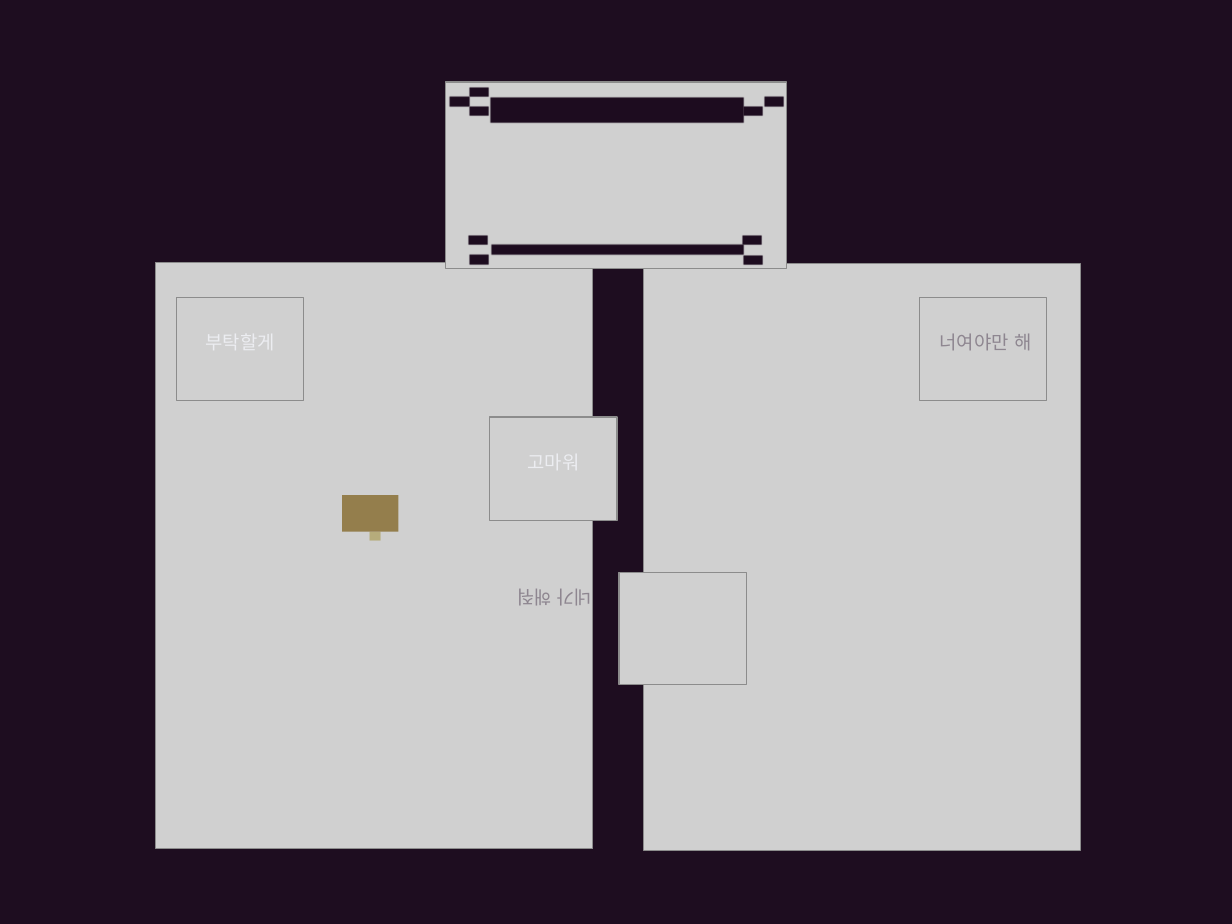
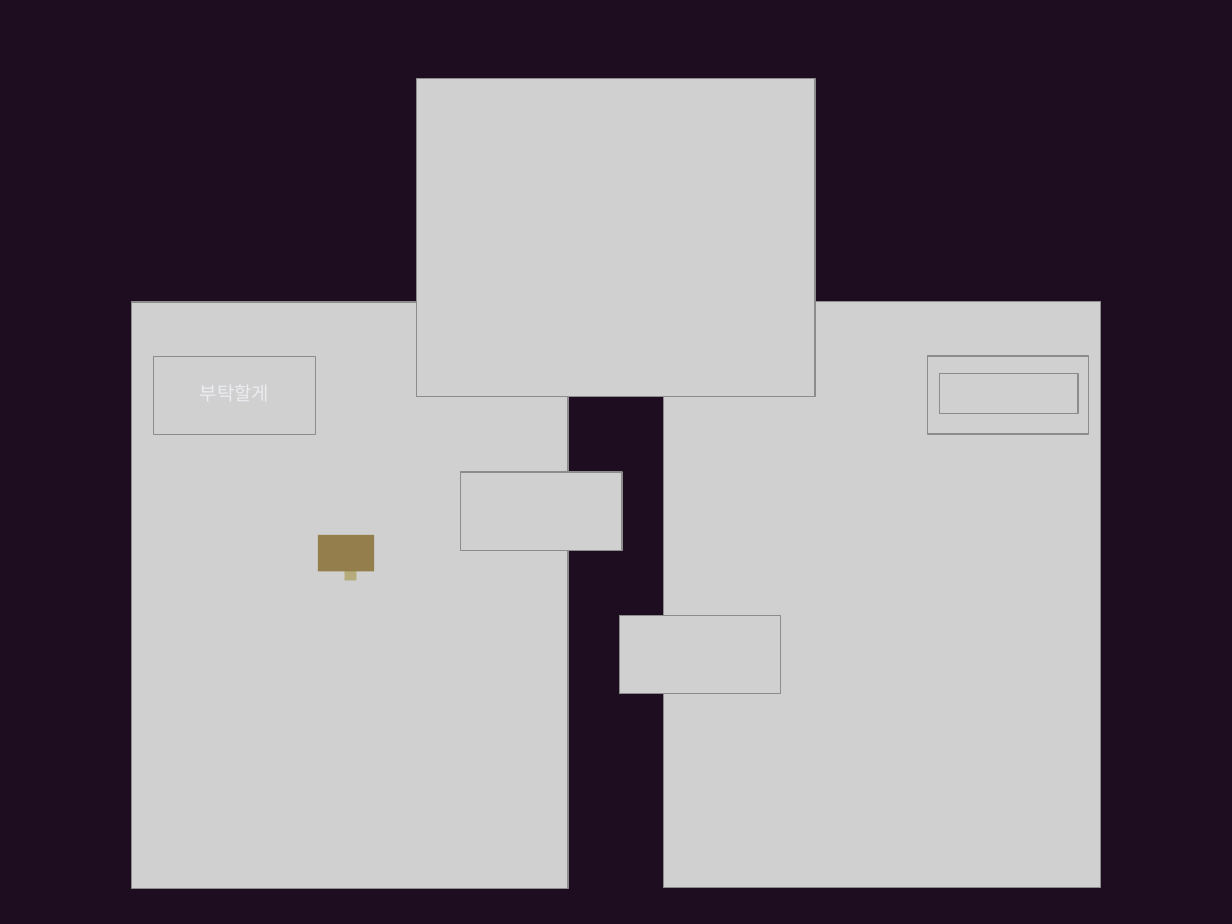
Before and after one commit to ysooj/Gihoek, a slide deck: slide 4 of reference_copying.pptx. Drawn at 1232x924 pixels with LibreOffice and Linux fonts; fonts in the diff are those of the drawing; grey boxes stand for pictures. Boxes give left, top, right and bottom in pixels: in the first picture for what was removed or moved away, otherwise in the second. Text is boxed around its words. In the diff, an @@ line names an element or a change of style, - is before the commit and + after.

```diff
--- a/reference_copying.pptx
+++ b/reference_copying.pptx
@@ picture: place and size @@
-picture at bbox=[446, 83, 786, 269]
+picture at bbox=[416, 79, 814, 397]
@@ group removed at bbox=[448, 86, 785, 265]: 11 rectangles @@
@@ picture removed at bbox=[176, 297, 303, 400] @@
@@ picture removed at bbox=[920, 297, 1047, 400] @@
@@ picture: place and size @@
-picture at bbox=[644, 264, 1080, 850]
+picture at bbox=[664, 301, 1100, 887]
@@ picture added at bbox=[154, 356, 315, 434] @@
@@ picture added at bbox=[928, 356, 1089, 434] @@
@@ text removed at bbox=[940, 333, 1031, 350] @@
-너여야만 해
@@ picture added at bbox=[940, 373, 1079, 414] @@
@@ picture removed at bbox=[489, 418, 616, 521] @@
@@ picture added at bbox=[461, 472, 622, 549] @@
@@ 2 rectangles, 1 picture: place and size @@
-2 rectangles, 1 picture at bbox=[156, 262, 593, 849]
+2 rectangles, 1 picture at bbox=[132, 302, 568, 888]
@@ text removed at bbox=[517, 589, 592, 606] @@
-네가 해줘
@@ picture removed at bbox=[618, 572, 745, 684] @@
@@ picture added at bbox=[620, 616, 781, 694] @@
```
Also in this commit, not shown: 7 other slides changed, 8 slides added, 4 slides removed, 55 other files.
